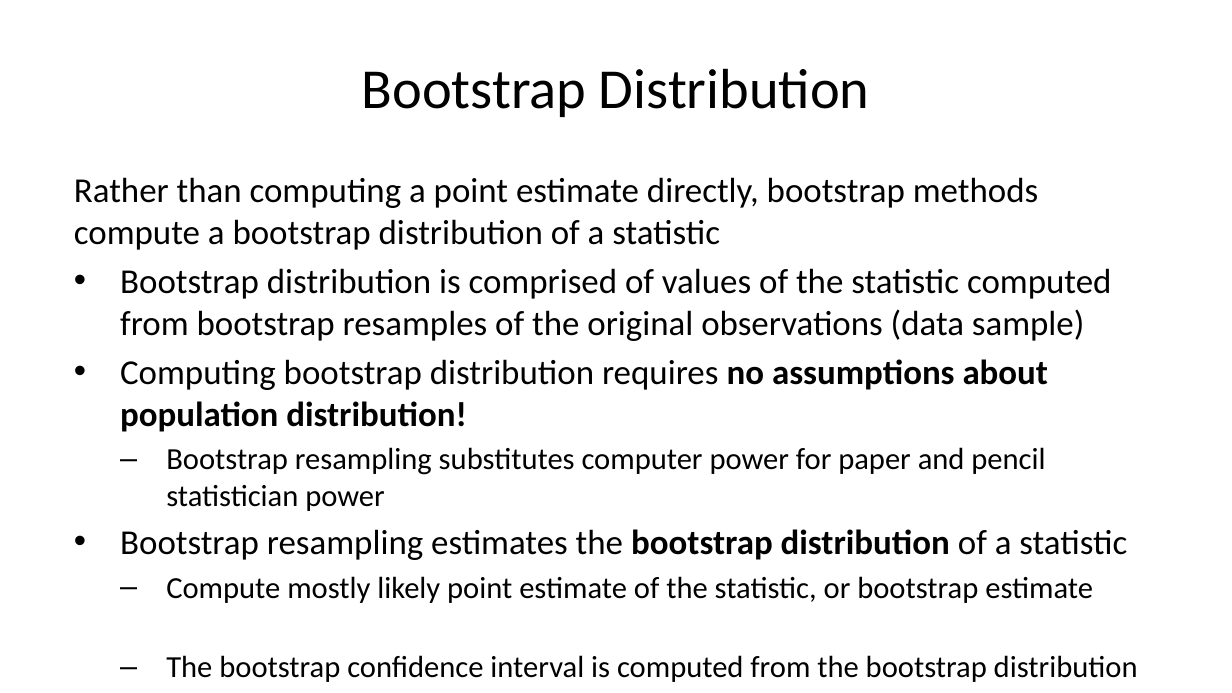
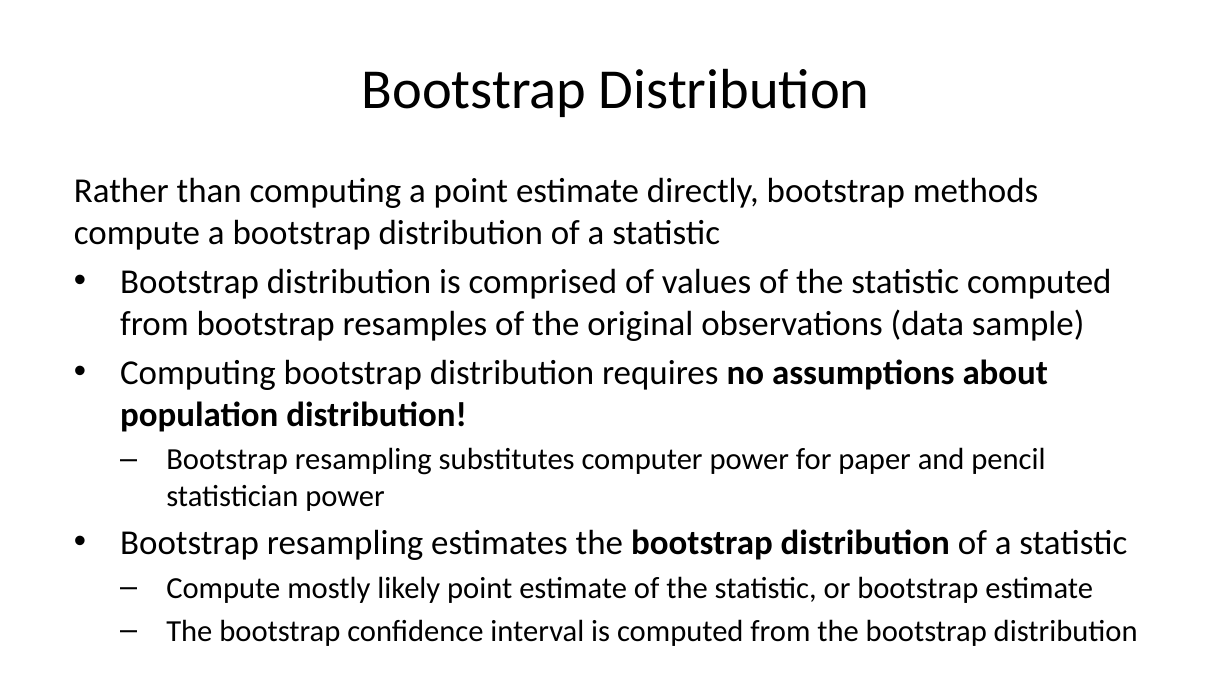
Before and after one commit to StephenElston/CSCI-E-83, a slide deck: slide 9 of LectureSlides/06b_IntroductionToBootstrap.pptx. Drawn at 1232x693 pixels with LibreOffice and Linux fonts; fonts in the diff are those of the drawing. Boxes give left, top, right and bottom in pixels: in the first picture for what was removed or moved away, otherwise in the second. Text is boxed around its words. In the diff, an @@ line names an element or a change of style, - is before the commit and + after.

```diff
--- a/LectureSlides/06b_IntroductionToBootstrap.pptx
+++ b/LectureSlides/06b_IntroductionToBootstrap.pptx
@@ text "Rather than computing a point ..." rewrapped from [74,177,1138,682] to [74,177,1138,646] @@
```
Also in this commit, not shown: 10 other slides changed, 1 other file.
